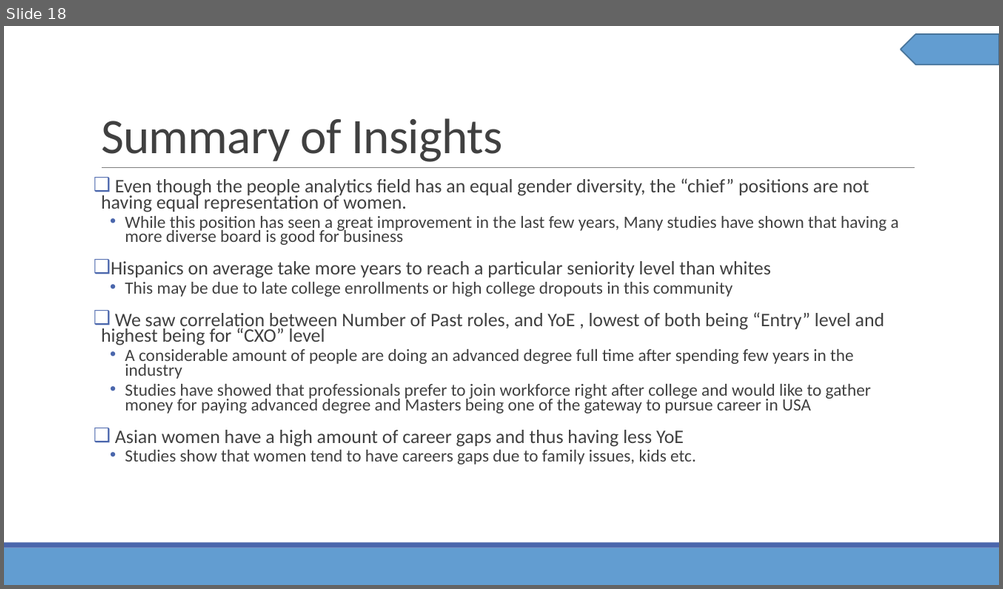
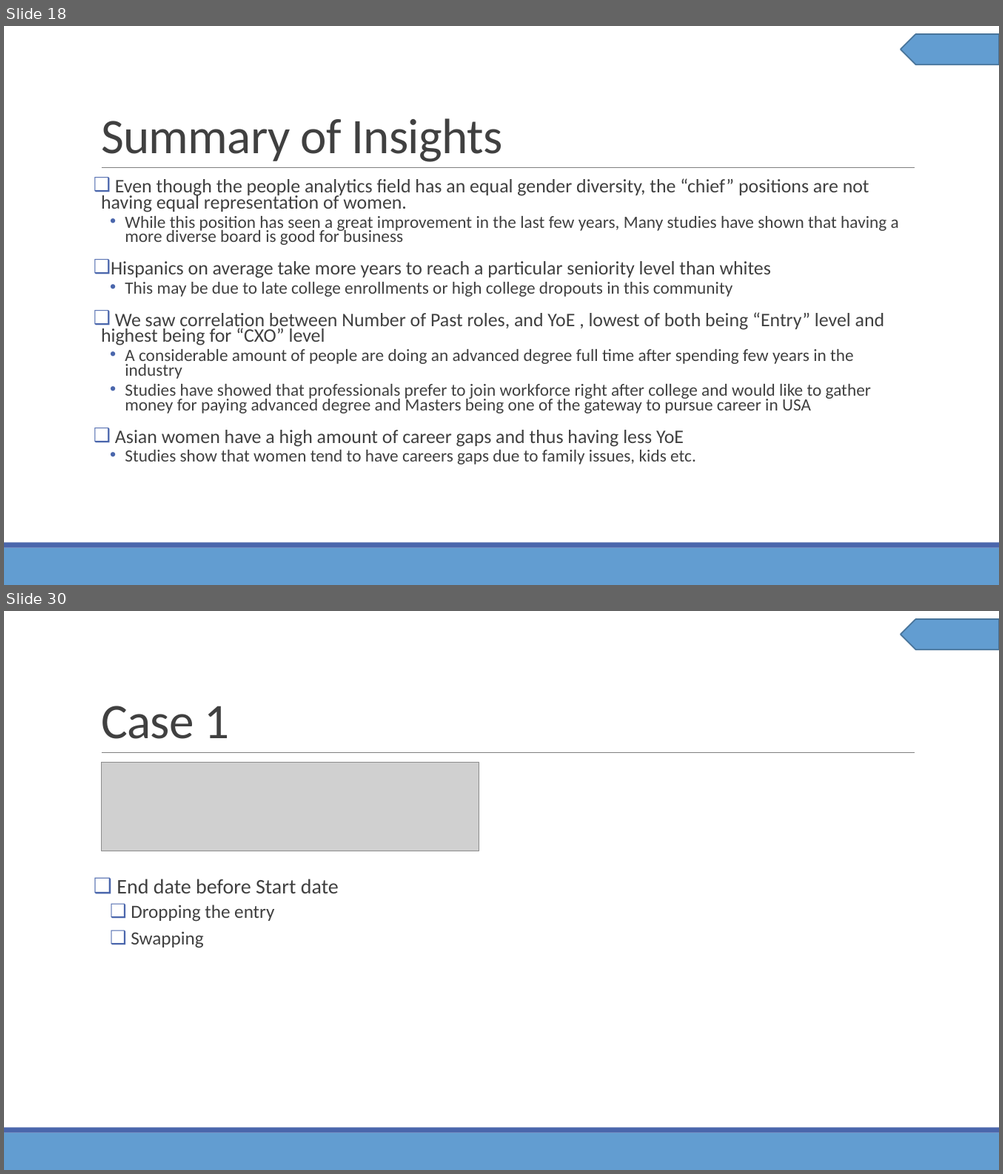
Before and after one commit to ramyamamidipaka/People-analytics-, a slide deck: eightfold.pptx. Shown one above the other, each under a label of ours: slide 18 before the commit, slides 18 and 30 after it; the slides between them are not shown. The pictures are 1003x589 and 1003x1174 pixels, drawn with LibreOffice and Linux fonts; fonts in the diff are those of the drawing; grey boxes stand for pictures. Boxes give left, top, right and bottom in pixels: in the first picture for what was removed or moved away, otherwise in the second. Text is boxed around its words. In the diff, an @@ line names an element or a change of style, - is before the commit and + after.

```diff
--- a/eightfold.pptx
+++ b/eightfold.pptx
@@ slide 30 added at <box>4,611,999,1170</box>, background #FFFFFF; not listed: 4 template elements that a slide beside it also shows @@
@@ title added at <box>101,706,229,739</box>, 48 pt, text #404040 @@
+Case 1
@@ picture added at <box>102,763,479,851</box> @@
@@ text added at <box>116,879,338,948</box>, 18 pt, text #404040 @@
+❑ End date before Start date
+  ❑ Dropping the entry
+  ❑ Swapping
```
Also in this commit, not shown: 12 other slides added.
